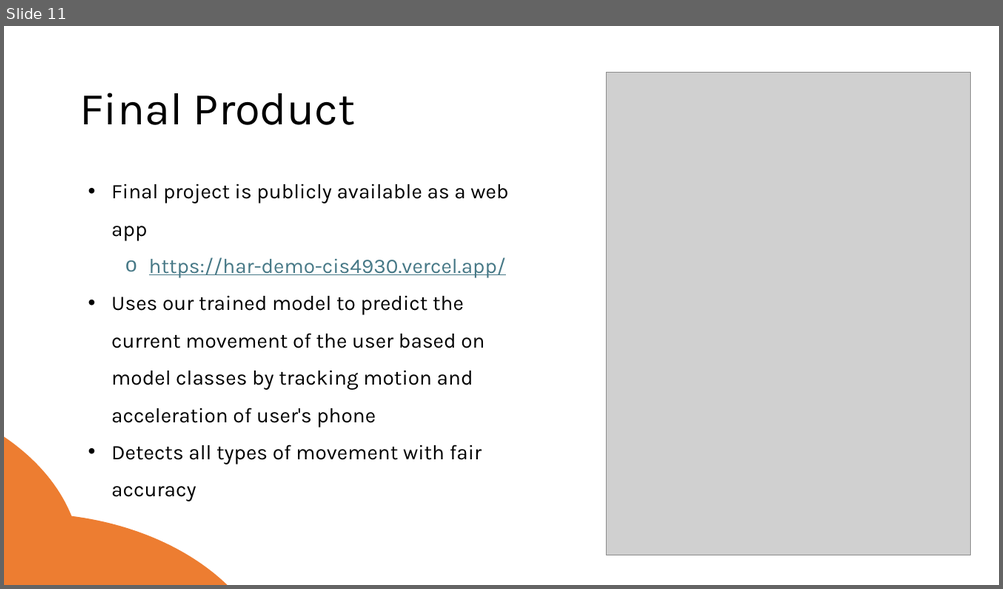
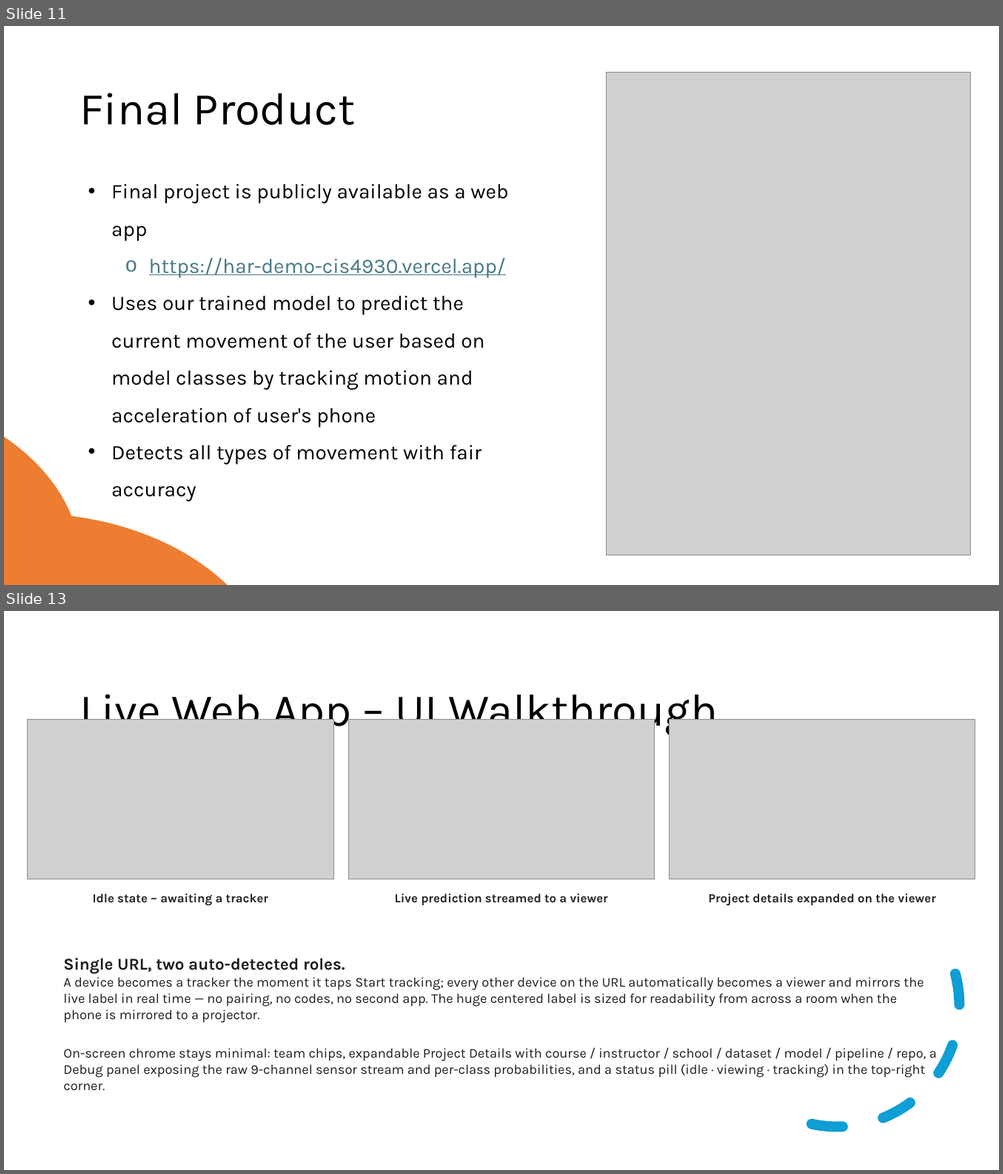
Before and after one commit to MateoSaettone/Har-Demo, a slide deck: presentation/CIS4930 UG Group 3 Project Presentation - FINAL.pptx. Shown one above the other, each under a label of ours: slide 11 before the commit, slides 11 and 13 after it; the slides between them are not shown. The pictures are 1003x589 and 1003x1174 pixels, drawn with LibreOffice and Linux fonts; fonts in the diff are those of the drawing; grey boxes stand for pictures. Boxes give left, top, right and bottom in pixels: in the first picture for what was removed or moved away, otherwise in the second. Text is boxed around its words. In the diff, an @@ line names an element or a change of style, - is before the commit and + after.

```diff
--- a/presentation/CIS4930 UG Group 3 Project Presentation - FINAL.pptx
+++ b/presentation/CIS4930 UG Group 3 Project Presentation - FINAL.pptx
@@ slide 13 added at <box>4,611,999,1170</box>, background #FFFFFF @@
@@ title added at <box>79,694,717,737</box>, 44 pt, text #000000 @@
+Live Web App – UI Walkthrough
@@ picture added at <box>28,719,334,880</box> @@
@@ picture added at <box>349,719,654,880</box> @@
@@ picture added at <box>669,719,976,880</box> @@
@@ arc (boxed as its full ellipse) added at <box>688,857,986,1154</box>, outline #0F9ED5 10 pt dashed @@
@@ text added at <box>93,894,268,906</box>, 12 pt, text #222222, bold @@
+Idle state – awaiting a tracker
@@ text added at <box>395,894,608,906</box>, 12 pt, text #222222, bold @@
+Live prediction streamed to a viewer
@@ text added at <box>708,894,936,906</box>, 12 pt, text #222222, bold @@
+Project details expanded on the viewer
@@ text added at <box>63,958,936,1091</box>, 13 pt, text #1C1C1C @@
+Single URL, two auto-detected roles.
+A device becomes a tracker the moment it taps Start tracking; every other device on the URL automatically becomes a viewer and mirrors the live label in real time — no pairing, no codes, no second app. The huge centered label is sized for readability from across a room when the phone is mirrored to a projector.
+On-screen chrome stays minimal: team chips, expandable Project Details with course / instructor / school / dataset / model / pipeline / repo, a Debug panel exposing the raw 9-channel sensor stream and per-class probabilities, and a status pill (idle · viewing · tracking) in the top-right corner.
```
Also in this commit, not shown: 1 other slide added, 4 other files.
